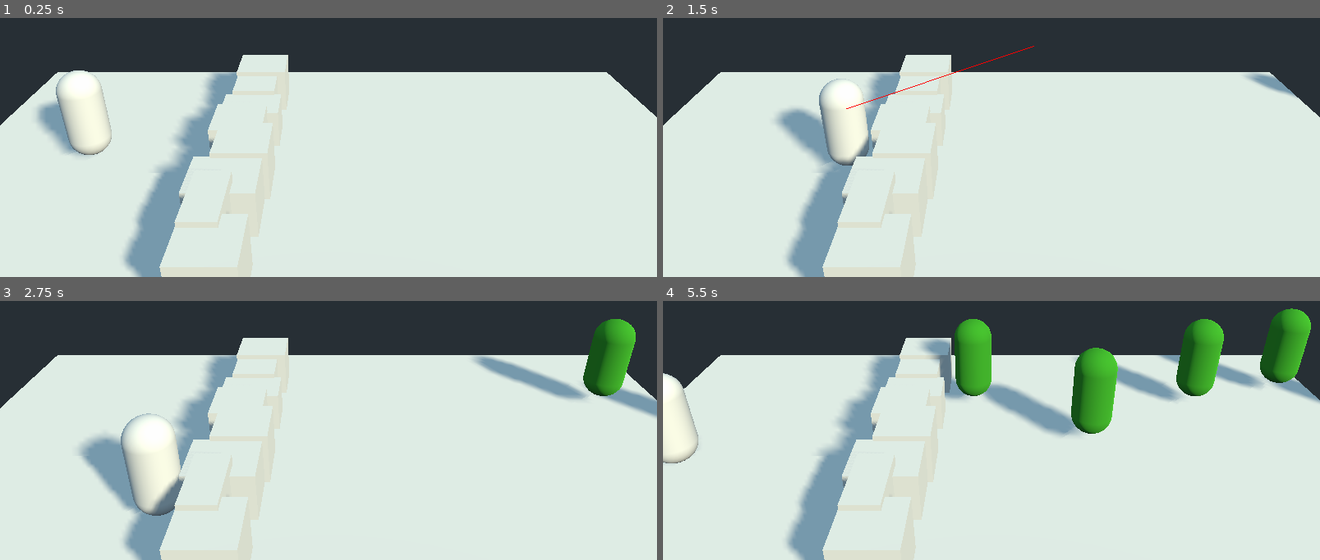
Above: before the commit, frames 1-4 (two rows, left to right).
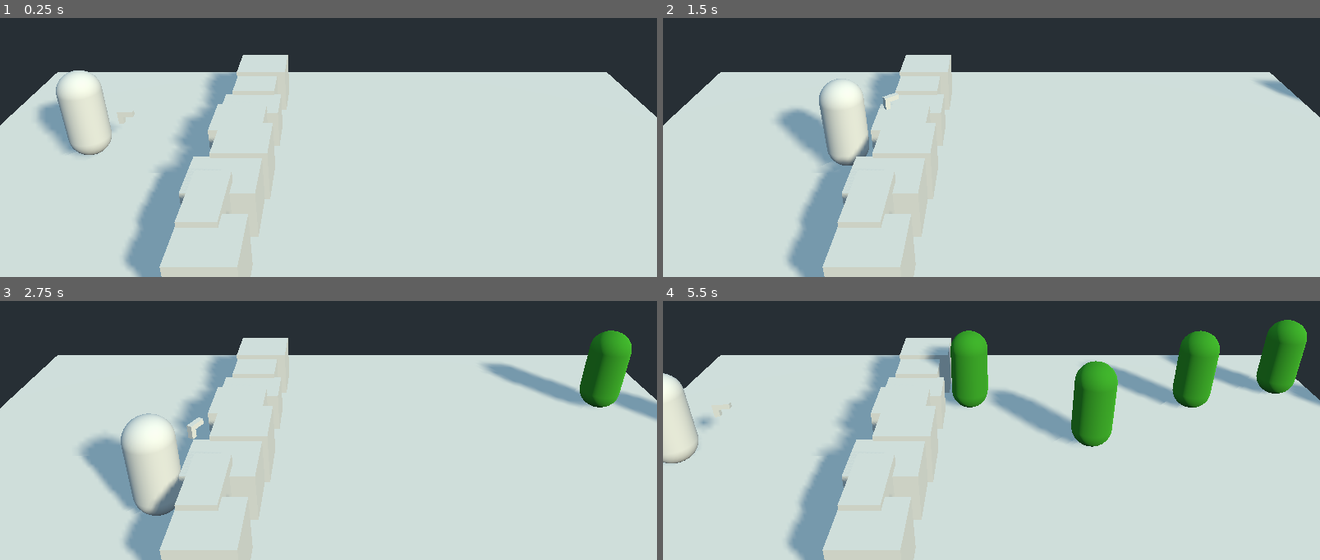
Above: after the commit, the same moments.

Repository: BFrizzleFoShizzle/UntitledZombieGame
Game: Godot game, scene res://World.tscn
Two runs of this game, one before a commit and one after it. Both use one fixed random seed, a clock stepped at 60 frames per second and the inputs below.
Inputs (mouse positions are in pixels of both pictures, inside the frame that each line leads up to):
- Up to frame 1 (0.25 s): no input
- Up to frame 2 (1.5 s): tap Enter at 0.5 s; move the mouse to (1136, 67) at 0.52 s; hold Right (ui_right) 0.53-1.28 s; click (1136, 67) at 0.67 s; move the mouse to (860, 103) at 1.27 s; hold Down (ui_down) from 1.28 s (still down); click (860, 103) at 1.42 s
- Up to frame 3 (2.75 s): move the mouse to (outside the picture) at 2.02 s; release Down (ui_down) at 2.03 s; hold Right (ui_right) from 2.03 s (still down); click (outside the picture) at 2.17 s
- Up to frame 4 (5.5 s): move the mouse to (958, 446) at 2.77 s; release Right (ui_right) at 2.78 s; hold Up (ui_up) 2.78-3.53 s; click (958, 446) at 2.92 s; move the mouse to (1188, 425) at 3.52 s; hold Left (ui_left) 3.53-5.03 s; click (1188, 425) at 3.67 s; move the mouse to (794, 311) at 4.27 s; click (794, 311) at 4.42 s; move the mouse to (1024, 368) at 5.02 s; hold Down (ui_down) from 5.03 s (still down); click (1024, 368) at 5.17 s

The runs differ from the first frame. In frame 1, 0.1% of the frame differs, in the area x 16-21%, y 35-45%; in frame 2, 0.3%; in frame 3, 1.8%; in frame 4, 5.3%, in the area x 4-100%, y 2-57%.

Commit message:
Improved gun/shot visuals

Diff:
--- a/Enemy.tscn
+++ b/Enemy.tscn
@@ -23,11 +23,11 @@
 script = ExtResource( 1 )
 
 [node name="MeshInstance" type="MeshInstance" parent="."]
-transform = Transform( 1, 0, 0, 0, -4.37114e-08, 1, 0, -1, -4.37114e-08, 0.0810184, 1.12913, -0.108744 )
+transform = Transform( 1, 0, 0, 0, -4.37114e-08, 1, 0, -1, -4.37114e-08, 0, 0.9, 0 )
 mesh = SubResource( 1 )
 skin = SubResource( 3 )
 material/0 = SubResource( 4 )
 
 [node name="CollisionShape2" type="CollisionShape" parent="."]
-transform = Transform( 1, 0, 0, 0, -4.37114e-08, 1, 0, -1, -4.37114e-08, 0, 1, 0 )
+transform = Transform( 1, 0, 0, 0, -4.37114e-08, 1, 0, -1, -4.37114e-08, 0, 0.9, 0 )
 shape = SubResource( 2 )
--- a/MusicLoop.gd
+++ b/MusicLoop.gd
@@ -13,7 +13,7 @@
 	# change it back here
 	stream.loop_begin = 381405
 	stream.loop_end = 1144216
-	play(20.0)
+	#play(20.0)
 	pass # Replace with function body.
 
 
--- a/Player.gd
+++ b/Player.gd
@@ -11,6 +11,7 @@
 
 const Enemy = preload("res://Enemy.gd")
 const GunSound = preload("res://PlayerGunSound.tscn")
+onready var playerGun = get_node("PlayerGun")
 
 # Called when the node enters the scene tree for the first time.
 func _ready():
@@ -34,26 +35,31 @@
 	add_child(gunSound)
 
 func _input(event):
-	if event is InputEventMouseButton:
-		if event.button_index  == 1 && event.pressed == true:
-			play_gunshot()
+	if event is InputEventMouse:
+		# update gun position
+		# TODO refactor
+		var rayOrigin = global_transform.origin + Vector3(0.0, 0.2, 0.0)
 
-			var rayOrigin = global_transform.origin + Vector3(0.0, 0.2, 0.0)
+		var camera = get_viewport().get_camera()
+		var pixelRayOrigin = camera.project_ray_origin(event.position)
+		var pixelRayDir = camera.project_ray_normal(event.position)
+		var pixelResult = get_world().direct_space_state.intersect_ray(pixelRayOrigin, pixelRayOrigin + pixelRayDir * 200.0, [], 2147483647, false, true)
+		if pixelResult:
+			# look at target
+			var rayTarget = pixelResult.position
+			var rayDir = (rayTarget - rayOrigin).normalized()
+			rayDir = Vector3(rayDir.x, 0.0, rayDir.z)
+			var gunPos = rayOrigin + rayDir
+			playerGun.global_transform.origin = gunPos
+			playerGun.look_at(gunPos + rayDir, Vector3(0.0, 1.0, 0.0))
 
-			var camera = get_viewport().get_camera()
-			var pixelRayOrigin = camera.project_ray_origin(event.position)
-			var pixelRayDir = camera.project_ray_normal(event.position)
-			var pixelResult = get_world().direct_space_state.intersect_ray(pixelRayOrigin, pixelRayOrigin + pixelRayDir * 200.0, [], 2147483647, false, true)
-			#if pixelResult:
-			#	print("Hit at point: ", pixelResult.position, pixelResult.collider)
-			if pixelResult:
-				var rayTarget = pixelResult.position
-				var rayDir = (rayTarget - rayOrigin)
-				rayDir = Vector3(rayDir.x, 0.0, rayDir.z);
+			if event is InputEventMouseButton && event.button_index  == 1 && event.pressed == true:
+				# gunshot
+				play_gunshot()
 				var rayEnd = rayOrigin + rayDir*20.0
-				var result = get_world().direct_space_state.intersect_ray(rayOrigin, rayEnd, [self])
+				var result = get_world().direct_space_state.intersect_ray(gunPos, rayEnd, [self])
 				if result:
-					get_node("/root/World/RayDraw").queue_ray(rayOrigin, result.position)
+					get_node("/root/World/RayDraw3D").queue_ray(gunPos, result.position)
 					if result.collider is Enemy:
 						#print("Enemy hit!")
 						result.collider.take_damage(damage)
@@ -62,7 +68,7 @@
 						result.collider.add_force(rayDir.normalized() * attackKnockback, Vector3(0.0, 0.0, 0.0))
 				else:
 					# Miss
-					get_node("/root/World/RayDraw").queue_ray(rayOrigin, rayEnd)
+					get_node("/root/World/RayDraw").queue_ray(gunPos, rayEnd)
 					#print("Hit at point: ", result.position, result.collider,  result.collider is Enemy, result.collider.get_script(), result.collider.get_script() is Enemy, result.collider_id)
 
 # Called every frame. 'delta' is the elapsed time since the previous frame.
--- /dev/null
+++ b/RayDraw3D.gd
@@ -0,0 +1,47 @@
+extends ImmediateGeometry
+
+
+# Declare member variables here. Examples:
+# var a = 2
+# var b = "text"
+
+var queuedLines = []
+var currLines = []
+
+# true if no segments are drawn
+var is_clear = true
+
+var UpdateTimeDelta = 0.05
+var currUpdateTime = 0.0
+
+# queue drawing of ray next frame
+func queue_ray(startPoint, endPoint):
+	queuedLines.append([startPoint, endPoint])
+
+# Called when the node enters the scene tree for the first time.
+func _ready():
+	pass # Replace with function body.
+
+func update():
+	var camera = get_viewport().get_camera()
+	clear()
+	begin(Mesh.PRIMITIVE_LINES)
+	for line in currLines:
+		add_vertex(line[0])
+		add_vertex(line[1])
+	end()
+# Called every frame. 'delta' is the elapsed time since the previous frame.
+func _process(delta):
+	currUpdateTime += delta
+	if currUpdateTime > UpdateTimeDelta:
+		currUpdateTime -= UpdateTimeDelta
+
+		currLines = queuedLines
+		queuedLines = []
+		if currLines.size() > 0:
+			is_clear = false
+			update()
+		elif !is_clear:
+			update()
+			is_clear = true
+	pass
--- a/World.tscn
+++ b/World.tscn
@@ -1,10 +1,11 @@
-[gd_scene load_steps=17 format=2]
+[gd_scene load_steps=21 format=2]
 
 [ext_resource path="res://Player.gd" type="Script" id=1]
 [ext_resource path="res://RayDraw.gd" type="Script" id=2]
 [ext_resource path="res://World.gd" type="Script" id=3]
 [ext_resource path="res://main-2.wav" type="AudioStream" id=4]
 [ext_resource path="res://MusicLoop.gd" type="Script" id=5]
+[ext_resource path="res://RayDraw3D.gd" type="Script" id=6]
 
 [sub_resource type="PhysicsMaterial" id=1]
 
@@ -15,22 +16,32 @@
 radius = 0.4
 
 [sub_resource type="CubeMesh" id=4]
-
-[sub_resource type="BoxShape" id=5]
-
-[sub_resource type="BoxShape" id=6]
-
-[sub_resource type="QuadMesh" id=7]
+size = Vector3( 0.3, 0.1, 0.1 )
+
+[sub_resource type="CubeMesh" id=5]
+size = Vector3( 0.1, 0.1, 0.2 )
+
+[sub_resource type="CubeMesh" id=6]
+
+[sub_resource type="BoxShape" id=7]
 
 [sub_resource type="BoxShape" id=8]
+
+[sub_resource type="QuadMesh" id=9]
+
+[sub_resource type="BoxShape" id=10]
 extents = Vector3( 0.5, 0.5, 0.5 )
 
-[sub_resource type="BoxShape" id=9]
-
-[sub_resource type="BoxShape" id=10]
+[sub_resource type="BoxShape" id=11]
+
+[sub_resource type="SpatialMaterial" id=12]
+flags_unshaded = true
+albedo_color = Color( 1, 1, 0.933333, 1 )
+
+[sub_resource type="BoxShape" id=13]
 extents = Vector3( 15, 0.2, 15 )
 
-[sub_resource type="CubeMesh" id=11]
+[sub_resource type="CubeMesh" id=14]
 size = Vector3( 10, 0.2, 10 )
 
 [node name="World" type="Spatial"]
@@ -62,6 +73,19 @@
 mesh = SubResource( 3 )
 material/0 = null
 
+[node name="PlayerGun" type="Spatial" parent="Player/RigidBody"]
+transform = Transform( 1.91069e-15, -4.37114e-08, -1, -1, -4.37114e-08, 0, -4.37114e-08, 1, -4.37114e-08, 0.8, 0, 0 )
+
+[node name="Barrel" type="MeshInstance" parent="Player/RigidBody/PlayerGun"]
+transform = Transform( -4.37114e-08, -1, -4.37114e-08, 0, -4.37114e-08, 1, -1, 4.37114e-08, 1.91069e-15, 0, 0, 0 )
+mesh = SubResource( 4 )
+material/0 = null
+
+[node name="MeshInstance" type="MeshInstance" parent="Player/RigidBody/PlayerGun/Barrel"]
+transform = Transform( 1, 0, 0, 0, 1, 0, 0, 0, 1, -0.1, 0, -0.1 )
+mesh = SubResource( 5 )
+material/0 = null
+
 [node name="Terrain" type="Spatial" parent="."]
 
 [node name="Wall" type="Spatial" parent="Terrain"]
@@ -166,54 +190,61 @@
 transform = Transform( 1, 0, 0, 0, 1, 0, 0, 0, 1, 0, 1, 0 )
 
 [node name="WallMesh" type="MeshInstance" parent="Terrain/Wall/Wall8/Wall1"]
-mesh = SubResource( 4 )
+mesh = SubResource( 6 )
 material/0 = null
 
 [node name="CollisionShape" type="CollisionShape" parent="Terrain/Wall/Wall8/Wall1"]
-shape = SubResource( 5 )
+shape = SubResource( 7 )
 
 [node name="WallOmniCollider" type="StaticBody" parent="Terrain/Wall"]
 
 [node name="CollisionShape" type="CollisionShape" parent="Terrain/Wall/WallOmniCollider"]
 transform = Transform( 0.8, 0, 0, 0, 1, 0, 0, 0, 5, 0.1, 0, 0 )
-shape = SubResource( 6 )
+shape = SubResource( 8 )
 
 [node name="Floor" type="StaticBody" parent="Terrain"]
 transform = Transform( 15, 0, 0, 0, -3.49691e-07, 1, 0, -8, -4.37114e-08, 0, 0, 0 )
 
 [node name="FloorMesh" type="MeshInstance" parent="Terrain/Floor"]
 use_in_baked_light = true
-mesh = SubResource( 7 )
+mesh = SubResource( 9 )
 material/0 = null
 
 [node name="CollisionShape" type="CollisionShape" parent="Terrain/Floor"]
 transform = Transform( 1, 0, 0, 0, 1, -8.88178e-16, 0, 2.84217e-14, 1, 0, 4.44089e-16, -0.5 )
-shape = SubResource( 8 )
+shape = SubResource( 10 )
 
 [node name="Bounds" type="StaticBody" parent="Terrain"]
 
 [node name="CollisionShape" type="CollisionShape" parent="Terrain/Bounds"]
 transform = Transform( 1, 0, 0, 0, 5, 0, 0, 0, 5, -7.5, 0, 0 )
-shape = SubResource( 9 )
+shape = SubResource( 11 )
 
 [node name="CollisionShape2" type="CollisionShape" parent="Terrain/Bounds"]
 transform = Transform( 15, 0, 0, 0, 5, 0, 0, 0, 1, 0, 0, -4 )
-shape = SubResource( 9 )
+shape = SubResource( 11 )
 
 [node name="CollisionShape3" type="CollisionShape" parent="Terrain/Bounds"]
 transform = Transform( 15, 0, 0, 0, 5, 0, 0, 0, 0.5, 0, 0, 4 )
-shape = SubResource( 9 )
+shape = SubResource( 11 )
 
 [node name="CollisionShape4" type="CollisionShape" parent="Terrain/Bounds"]
 transform = Transform( 1, 0, 0, 0, 5, 0, 0, 0, 5, 14, 0, 0 )
-shape = SubResource( 9 )
+shape = SubResource( 11 )
 
 [node name="DirectionalLight" type="DirectionalLight" parent="."]
 transform = Transform( 0.820092, 0.0312924, 0.571375, -0.41043, 0.727944, 0.549222, -0.398743, -0.684922, 0.609825, 0, 2.64186, 0 )
 light_color = Color( 1, 0.972549, 0.831373, 1 )
+light_energy = 0.8
 shadow_enabled = true
 
+[node name="RayDraw3D" type="ImmediateGeometry" parent="."]
+material_override = SubResource( 12 )
+cast_shadow = 0
+script = ExtResource( 6 )
+
 [node name="RayDraw" type="Control" parent="."]
+visible = false
 margin_right = 40.0
 margin_bottom = 40.0
 script = ExtResource( 2 )
@@ -225,14 +256,13 @@
 
 [node name="AttackPlane" type="CollisionShape" parent="Area"]
 transform = Transform( 1, 0, 0, 0, 1, 0, 0, 0, 1, 0, 1, 0 )
-shape = SubResource( 10 )
+shape = SubResource( 13 )
 
 [node name="MeshInstance" type="MeshInstance" parent="Area/AttackPlane"]
 visible = false
-mesh = SubResource( 11 )
+mesh = SubResource( 14 )
 material/0 = null
 
 [node name="MusicLoop" type="AudioStreamPlayer" parent="."]
 stream = ExtResource( 4 )
-autoplay = true
 script = ExtResource( 5 )
Not shown: 7 places in World.tscn that only renumber resources
